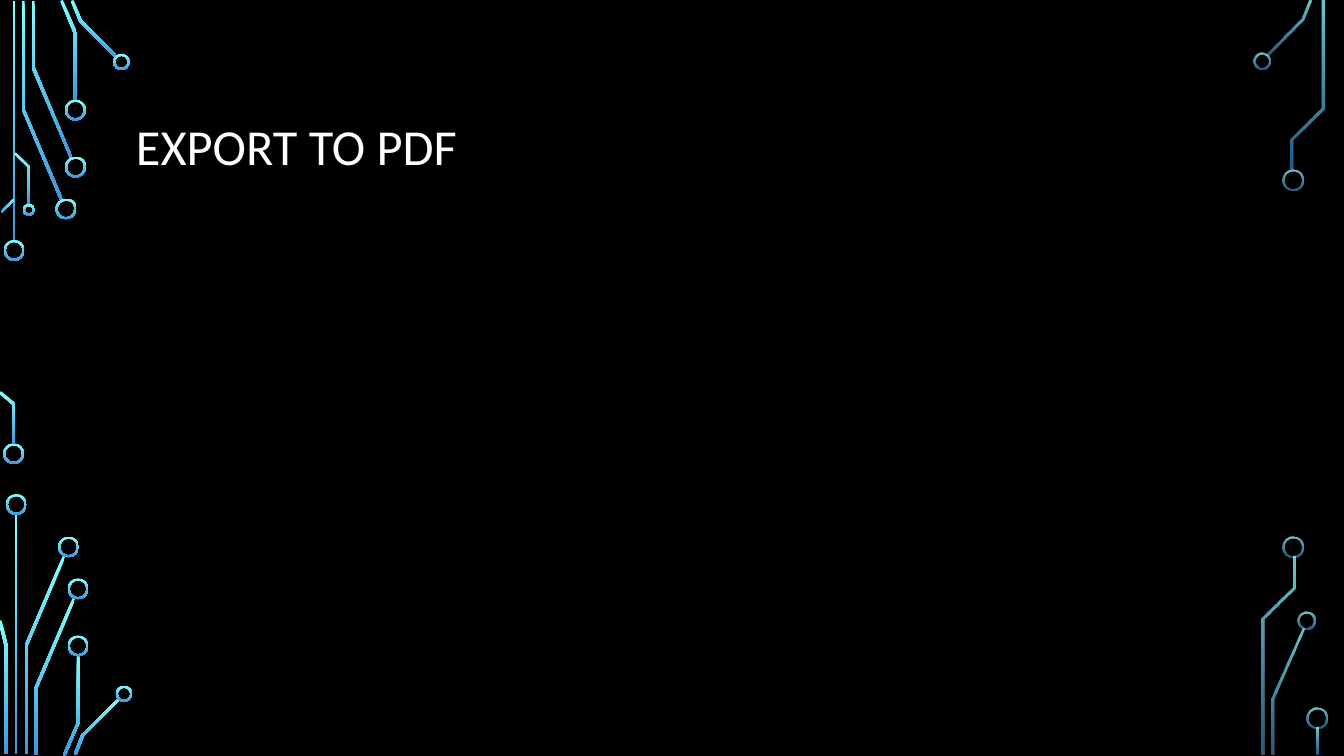
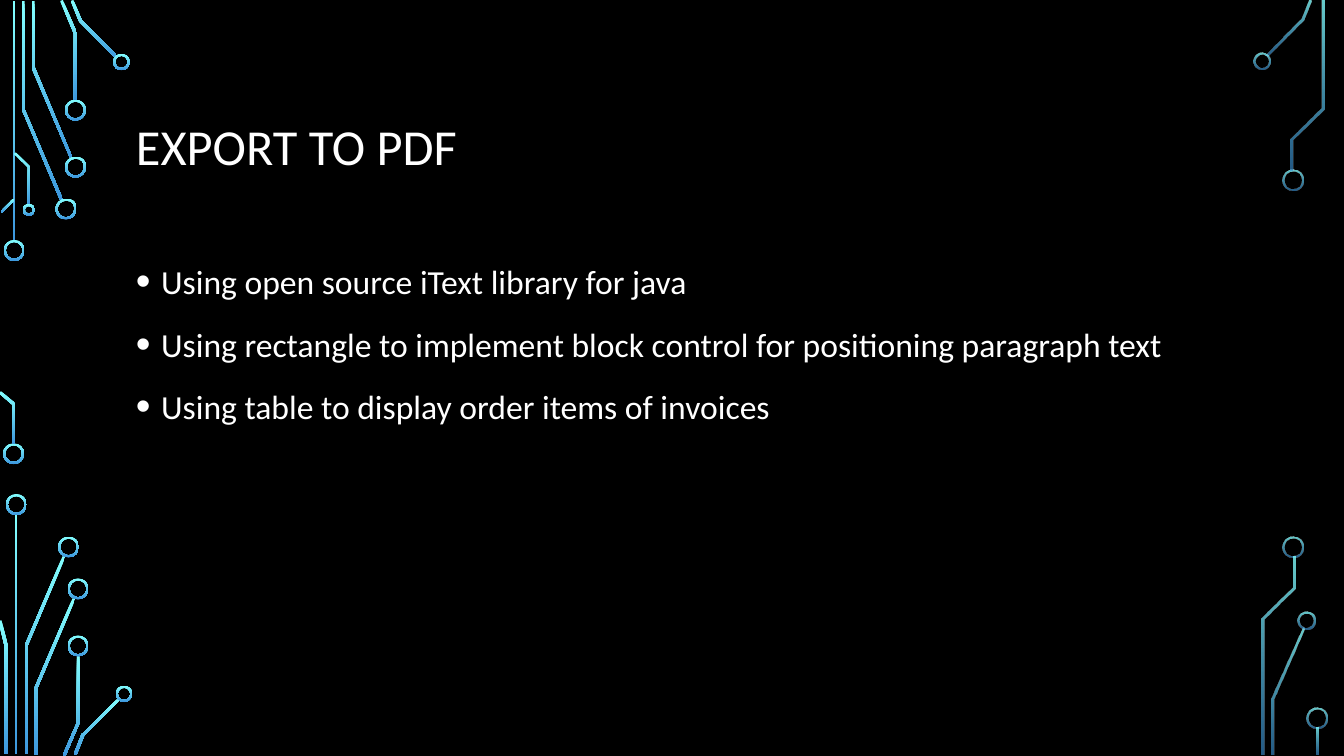
Before and after one commit to zdf22018/project_sales_order_invoicing, a slide deck: slide 11 of Sales Order and invoicing – desktop program.pptx. Drawn at 1344x756 pixels with LibreOffice and Linux fonts; fonts in the diff are those of the drawing; background and template pictures are left out. Boxes give left, top, right and bottom in pixels: in the first picture for what was removed or moved away, otherwise in the second. Text is boxed around its words. In the diff, an @@ line names an element or a change of style, - is before the commit and + after.

```diff
--- a/Sales Order and invoicing – desktop program.pptx
+++ b/Sales Order and invoicing – desktop program.pptx
@@ text added at (161,270,1161,425), 24 pt, text #FFFFFF @@
+• Using open source iText library for java
+• Using rectangle to implement block control for positioning paragraph text
+• Using table to display order items of invoices
```
Also in this commit, not shown: 1 slide added, 1 slide removed.
